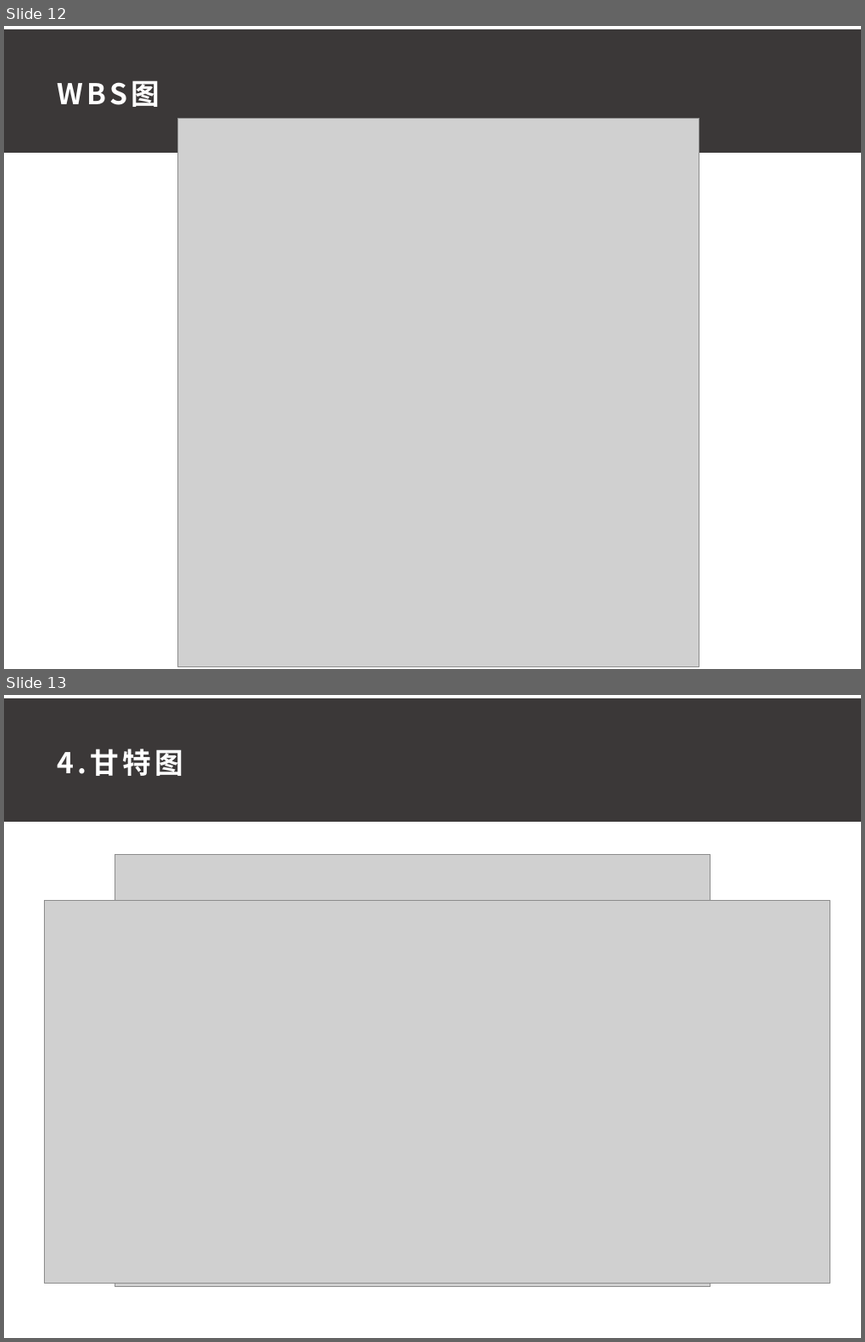
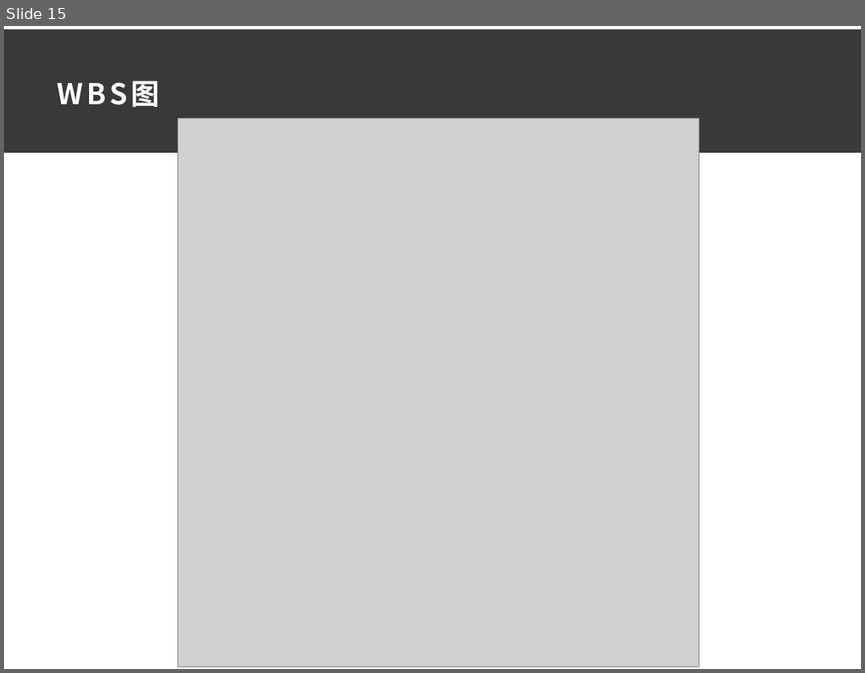
Before and after one commit to ConstanTWT/SE2020-G01, a slide deck: 项目计划书/G01小组项目计划PPT0.1.pptx. Shown one above the other, each under a label of ours: slides 12 and 13 before the commit, slide 15 after it. The pictures are 865x1342 and 865x673 pixels, drawn with LibreOffice and Linux fonts; fonts in the diff are those of the drawing; grey boxes stand for pictures. Boxes give left, top, right and bottom in pixels: in the first picture for what was removed or moved away, otherwise in the second. Text is boxed around its words. In the diff, an @@ line names an element or a change of style, - is before the commit and + after.

```diff
--- a/项目计划书/G01小组项目计划PPT0.1.pptx
+++ b/项目计划书/G01小组项目计划PPT0.1.pptx
@@ slide 13 removed at box(4, 695, 861, 1338), background #FFFFFF @@
@@ rectangle removed at box(4, 698, 861, 822) @@
@@ text removed at box(58, 749, 183, 776) @@
-4.甘特图
@@ picture removed at box(115, 854, 710, 1287) @@
@@ picture removed at box(44, 900, 829, 1282) @@
@@ what was slide 12 is now slide 15 @@
```
Also in this commit, not shown: 6 slides changed, 4 slides added, 4 other slides removed, 3 other files.
